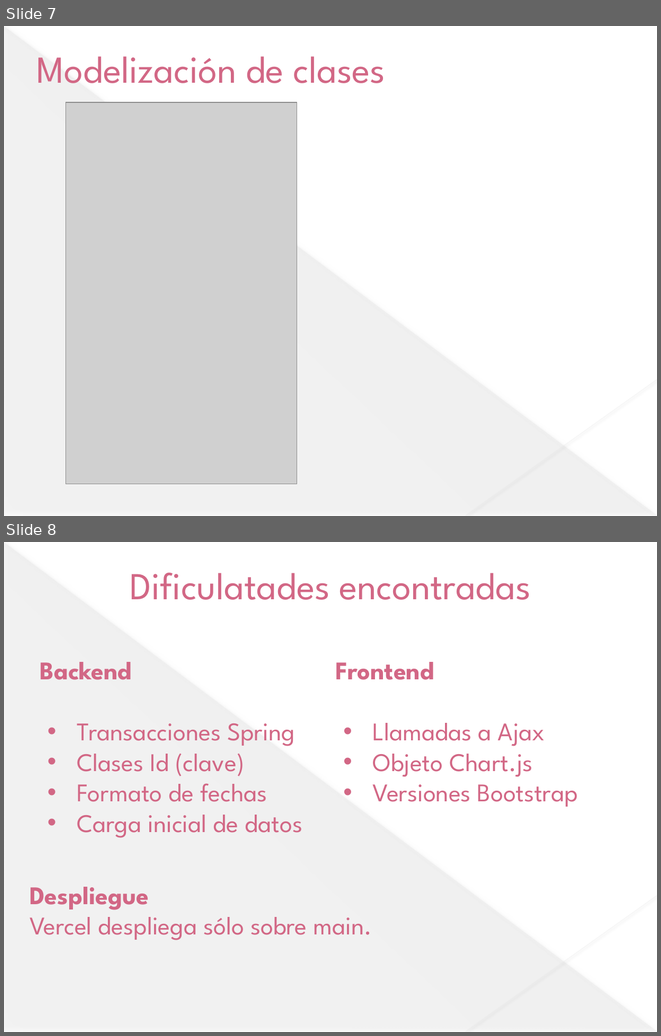
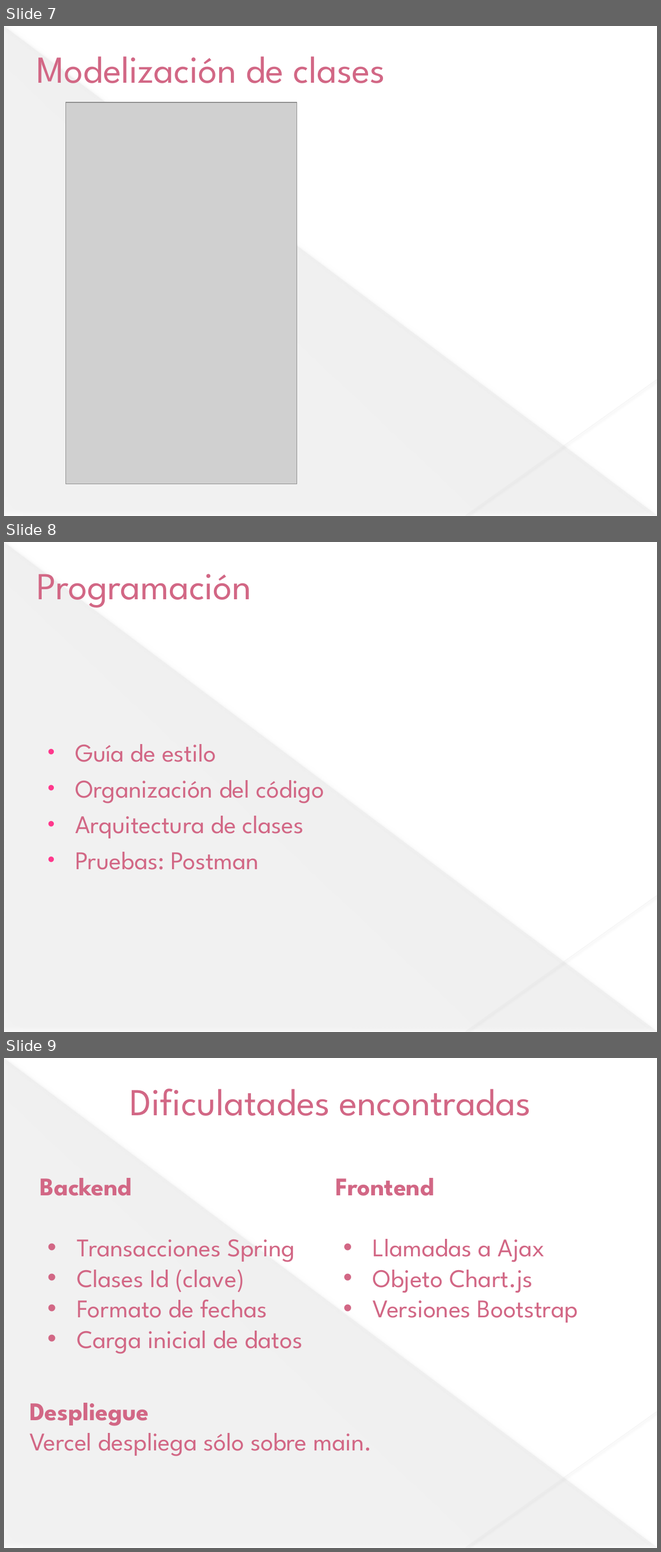
Before and after one commit to jesusdavidguti/ProyectoFinDeCurso, a slide deck: Presentación/Proyecto fin de curso.pptx. Shown one above the other, each under a label of ours: slides 7 and 8 before the commit, slides 7, 8 and 9 after it. The pictures are 661x1036 and 661x1552 pixels, drawn with LibreOffice and Linux fonts; fonts in the diff are those of the drawing; grey boxes stand for pictures. Boxes give left, top, right and bottom in pixels: in the first picture for what was removed or moved away, otherwise in the second. Text is boxed around its words. In the diff, an @@ line names an element or a change of style, - is before the commit and + after.

```diff
--- a/Presentación/Proyecto fin de curso.pptx
+++ b/Presentación/Proyecto fin de curso.pptx
@@ slide 8 added at (4,542,657,1032), background #FFFFFF; not listed: 3 template elements that a slide beside it also shows @@
@@ title added at (37,574,252,608), 42 pt, text #D26785 @@
+Programación
@@ subtitle added at (75,744,325,870), 28 pt, text #D26785 @@
+• Guía de estilo
+• Organización del código
+• Arquitectura de clases
+• Pruebas: Postman
@@ what was slide 8 is now slide 9 @@
```
Also in this commit, not shown: 1 other file.
